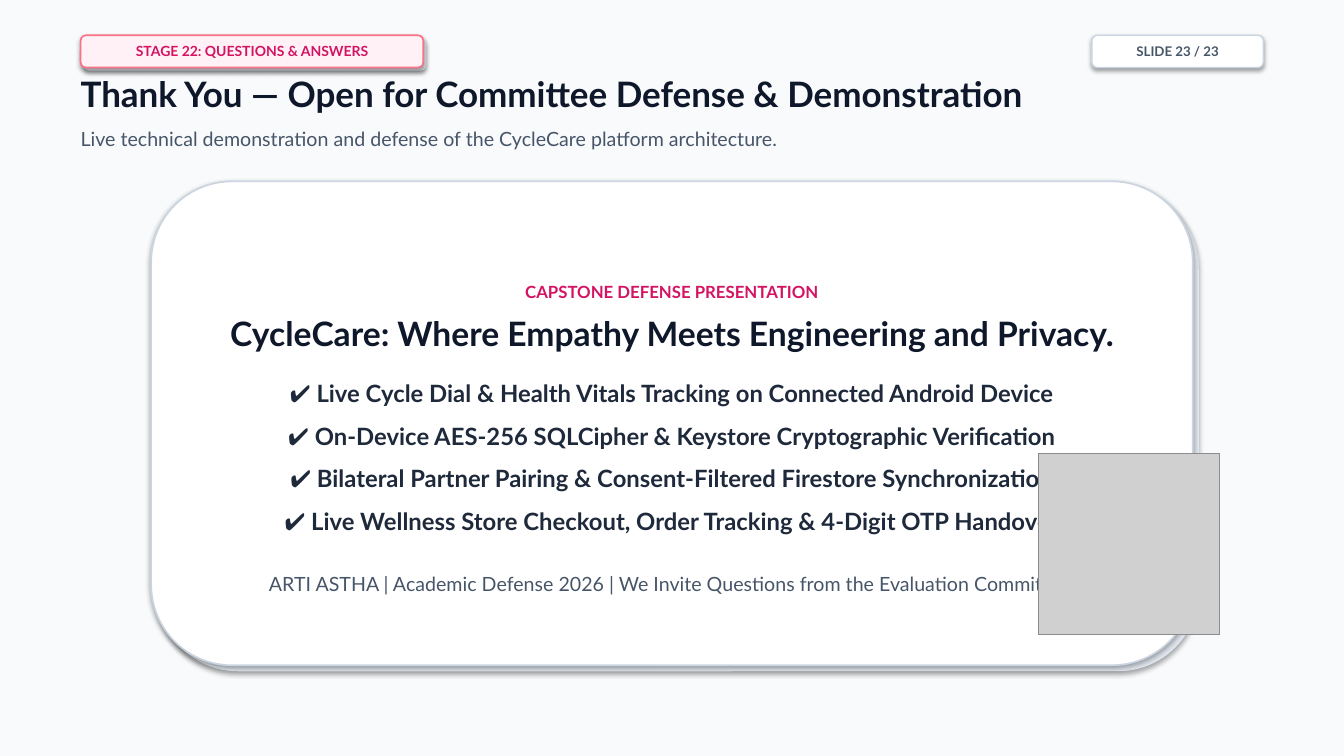
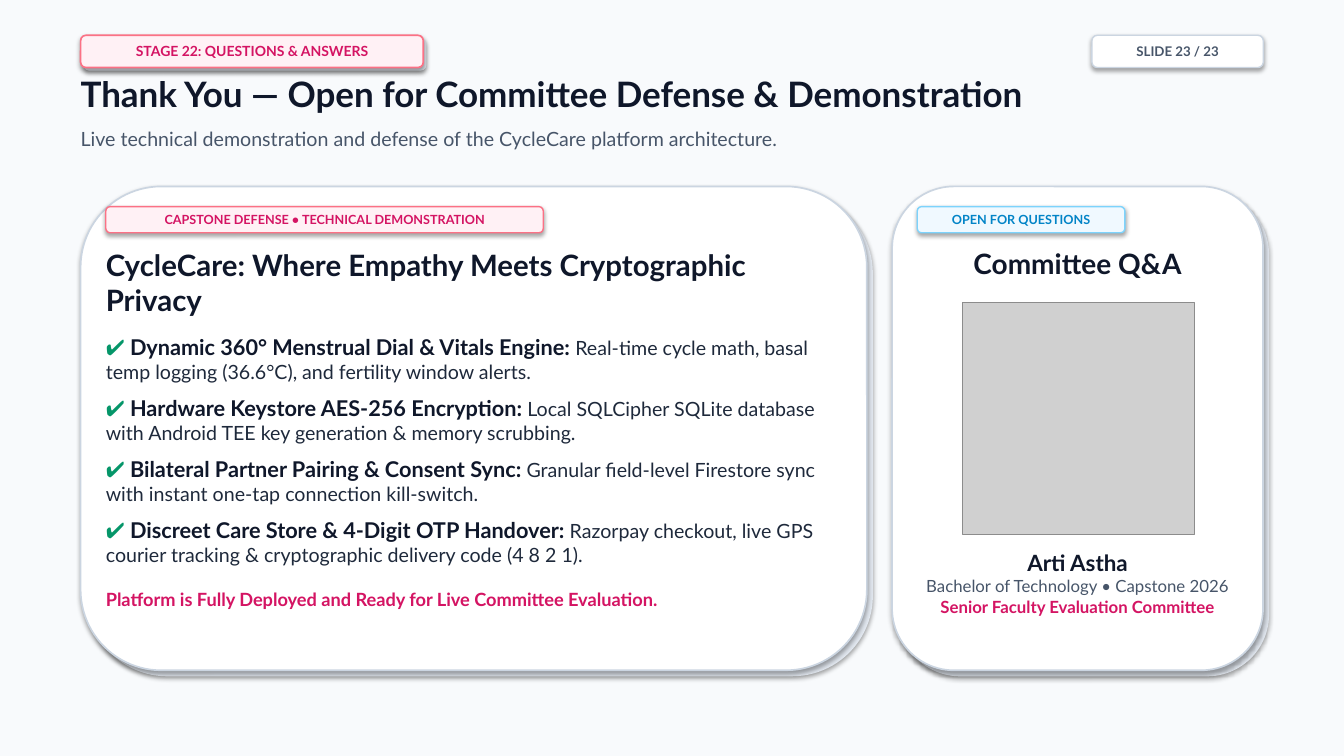
Before and after one commit to cyclecarehelpcenter-sudo/CycleCare, a slide deck: slide 23 of CycleCare_Project_Presentation.pptx. Drawn at 1344x756 pixels with LibreOffice and Linux fonts; fonts in the diff are those of the drawing; grey boxes stand for pictures. Boxes give left, top, right and bottom in pixels: in the first picture for what was removed or moved away, otherwise in the second. Text is boxed around its words. In the diff, an @@ line names an element or a change of style, - is before the commit and + after.

```diff
--- a/CycleCare_Project_Presentation.pptx
+++ b/CycleCare_Project_Presentation.pptx
@@ rounded rectangle: place and size @@
-rounded rectangle at (151, 181, 1193, 665)
+rounded rectangle at (81, 187, 867, 670)
@@ rounded rectangle: place and size @@
-rounded rectangle at (157, 188, 1199, 671)
+rounded rectangle at (87, 193, 873, 677)
@@ rounded rectangle added at (106, 207, 543, 233), fill #FFF1F5, outline #FB7185 1 pt, 9 pt, text #D41463, bold @@
+CAPSTONE DEFENSE • TECHNICAL DEMONSTRATION
@@ rounded rectangle added at (892, 187, 1263, 670), fill #FFFFFF, outline #CBD5E1 1.2 pt @@
@@ rounded rectangle added at (898, 193, 1269, 677), fill #E2E8F0 @@
@@ rounded rectangle added at (918, 207, 1125, 233), fill #F0F9FF, outline #7DD3FC 1 pt, 9 pt, text #0284C7, bold @@
+OPEN FOR QUESTIONS
@@ text added at (106, 254, 815, 609), 14 pt, text #1E293B @@
+CycleCare: Where Empathy Meets Cryptographic Privacy
+✔ Dynamic 360° Menstrual Dial & Vitals Engine: Real-time cycle math, basal temp logging (36.6°C), and fertility window alerts.
+✔ Hardware Keystore AES-256 Encryption: Local SQLCipher SQLite database with Android TEE key generation & memory scrubbing.
+✔ Bilateral Partner Pairing & Consent Sync: Granular field-level Firestore sync with instant one-tap connection kill-switch.
+✔ Discreet Care Store & 4-Digit OTP Handover: Razorpay checkout, live GPS courier tracking & cryptographic delivery code (4 8 2 1).
+Platform is Fully Deployed and Ready for Live Committee Evaluation.
@@ text added at (973, 253, 1181, 278), 20 pt, text #0F172A, bold @@
+Committee Q&A
@@ text in rounded rectangle at (230, 285, 1114, 596): text removed @@
-CAPSTONE DEFENSE PRESENTATION
-CycleCare: Where Empathy Meets Engineering and Privacy.
-✔ Live Cycle Dial & Health Vitals Tracking on Connected Android Device
-✔ On-Device AES-256 SQLCipher & Keystore Cryptographic Verification
-✔ Bilateral Partner Pairing & Consent-Filtered Firestore Synchronization
-✔ Live Wellness Store Checkout, Order Tracking & 4-Digit OTP Handover
-ARTI ASTHA | Academic Defense 2026 | We Invite Questions from the Evaluation Committee.
@@ picture: place and size @@
-picture at (1038, 454, 1220, 635)
+picture at (963, 302, 1195, 534)
@@ text added at (926, 554, 1229, 616), 12 pt, text #475569, bold @@
+Arti Astha
+Bachelor of Technology • Capstone 2026
+Senior Faculty Evaluation Committee
```
Also in this commit, not shown: 22 other slides changed, 32 other files.
